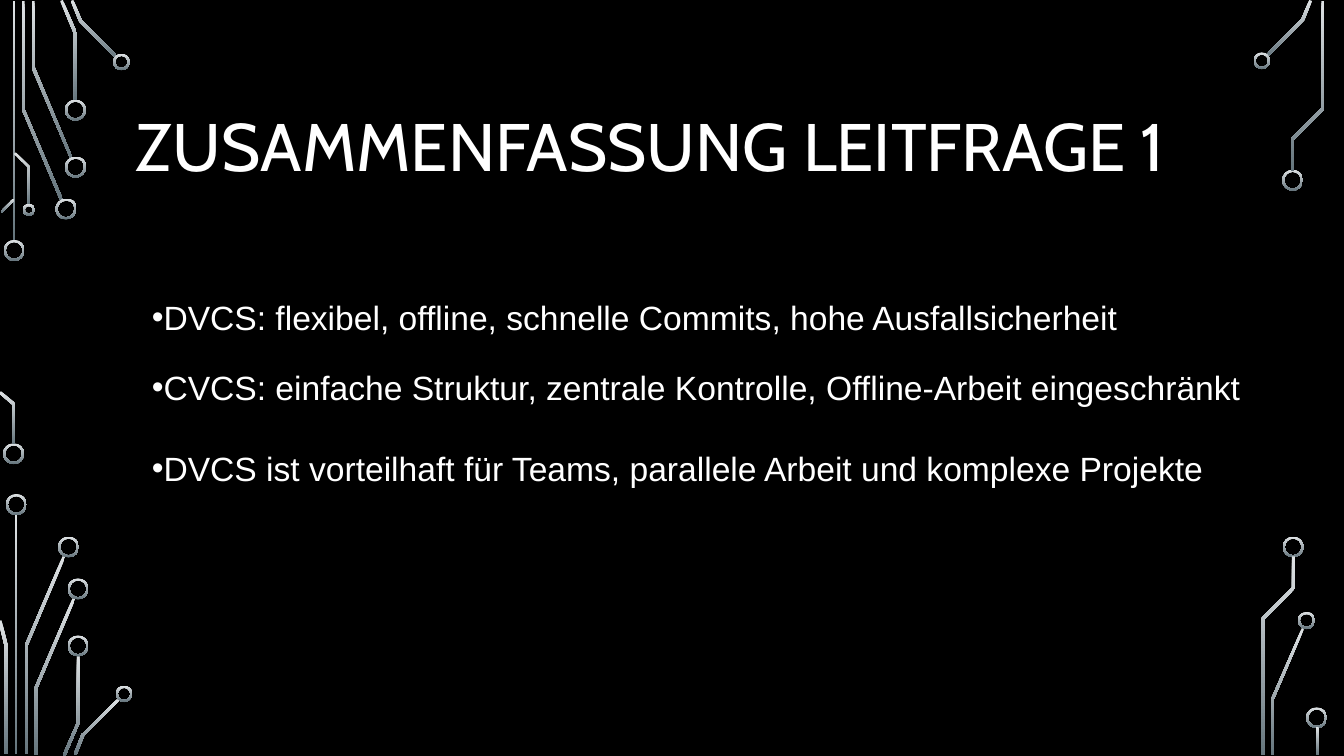
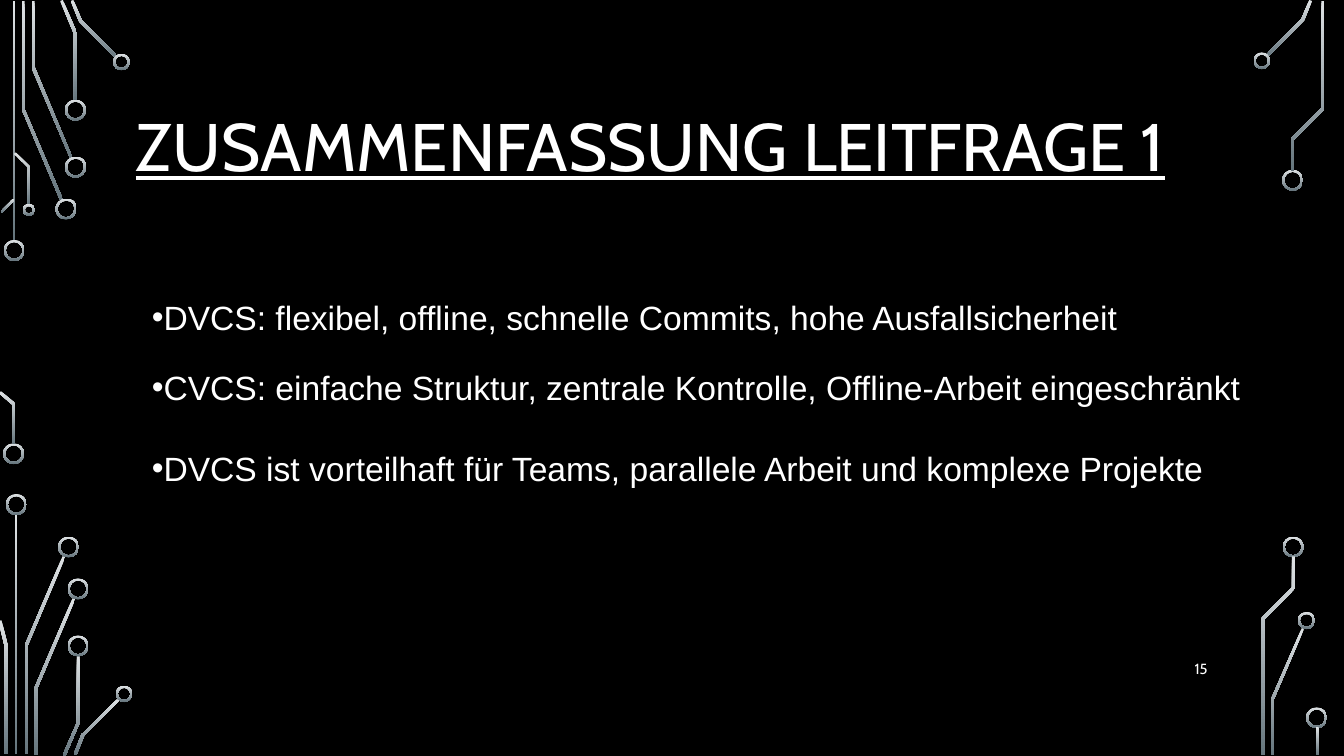
Before and after one commit to Igelkaempfer/Versionsverwaltungssystem-Poster, a slide deck: slide 15 of Versionskontrollsysteme im Softwareengineering (1).pptx (slide 13 before the commit). Drawn at 1344x756 pixels with LibreOffice and Linux fonts; fonts in the diff are those of the drawing; background and template pictures are left out. Boxes give left, top, right and bottom in pixels: in the first picture for what was removed or moved away, otherwise in the second. Text is boxed around its words. In the diff, an @@ line names an element or a change of style, - is before the commit and + after.

```diff
--- a/Versionskontrollsysteme im Softwareengineering (1).pptx
+++ b/Versionskontrollsysteme im Softwareengineering (1).pptx
@@ title "ZUSAMMENFASSUNG LEITFRAGE 1" at [136,123,1165,180]: underline on @@
@@ page number added at [1195,663,1208,675], 10.5 pt, text #FFFFFF @@
+15
```
Also in this commit, not shown: 17 other slides changed, 9 slides added, 2 slides removed.
